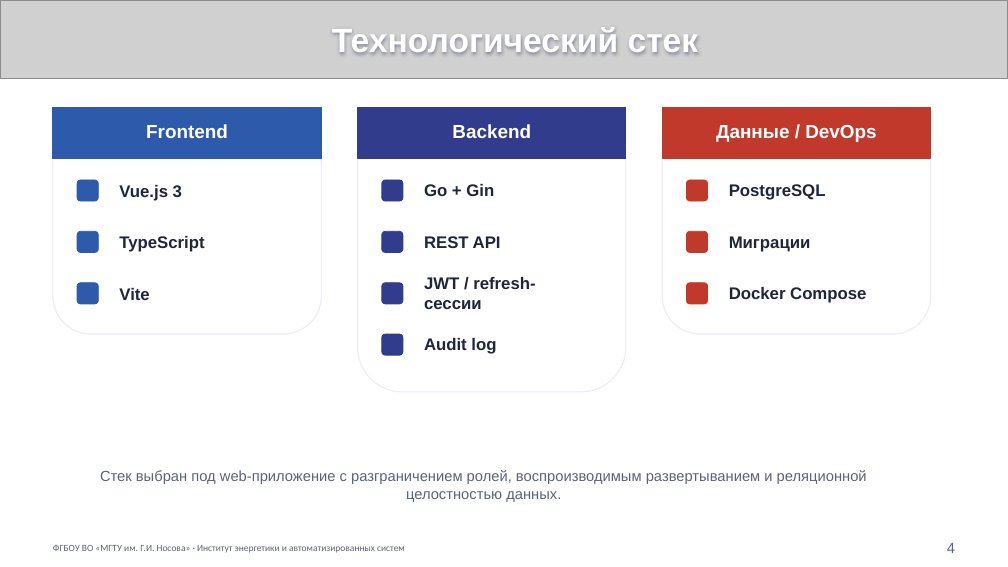
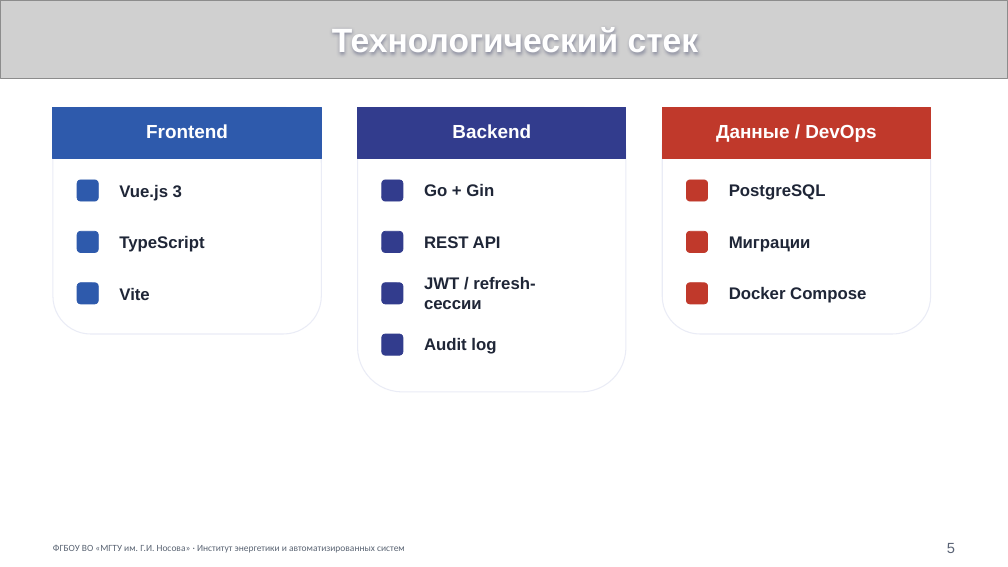
Before and after one commit to Haniem/unityaid, a slide deck: slide 5 of docs/final/Zozin_P_A_VKR_Presentation_final.pptx (slide 4 before the commit). Drawn at 1008x567 pixels with LibreOffice and Linux fonts; fonts in the diff are those of the drawing; grey boxes stand for pictures. Boxes give left, top, right and bottom in pixels: in the first picture for what was removed or moved away, otherwise in the second. Text is boxed around its words. In the diff, an @@ line names an element or a change of style, - is before the commit and + after.

```diff
--- a/docs/final/Zozin_P_A_VKR_Presentation_final.pptx
+++ b/docs/final/Zozin_P_A_VKR_Presentation_final.pptx
@@ text removed at <box>100,470,867,502</box> @@
-Стек выбран под web-приложение с разграничением ролей, воспроизводимым развертыванием и реляционной целостностью данных.
@@ text at <box>947,543,955,553</box>: text changed @@
-4
+5
```
Also in this commit, not shown: 5 other slides changed, 1 slide added, 3 slides removed, 27 other files.
